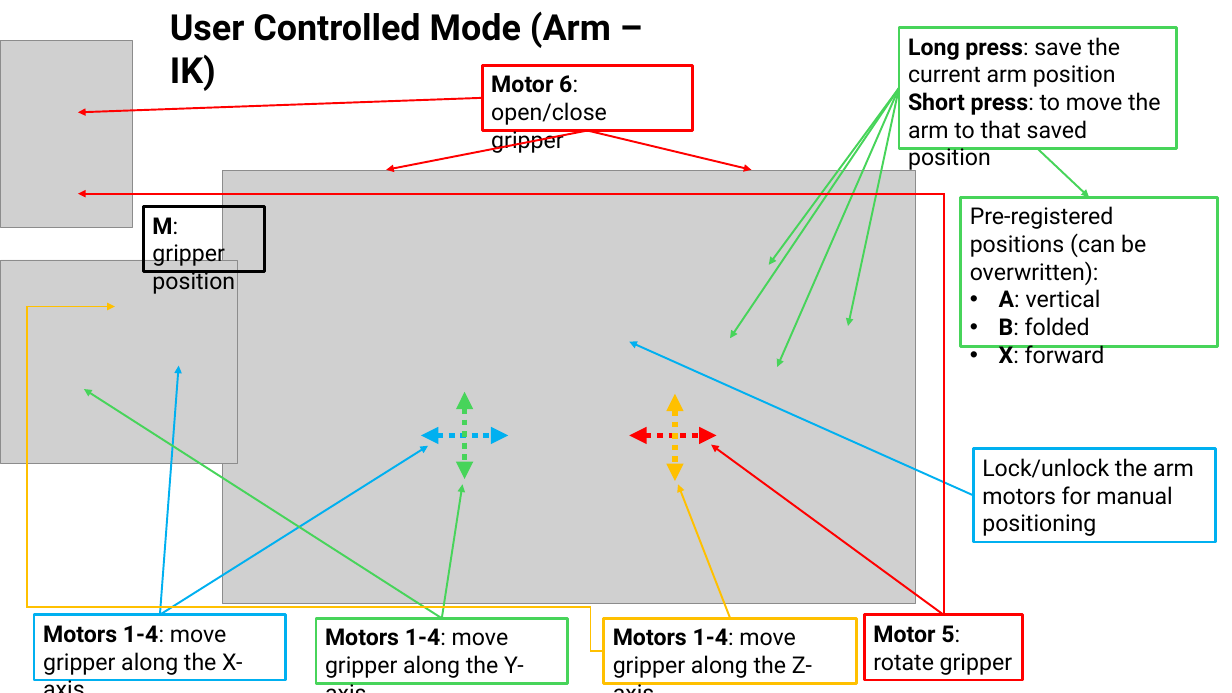
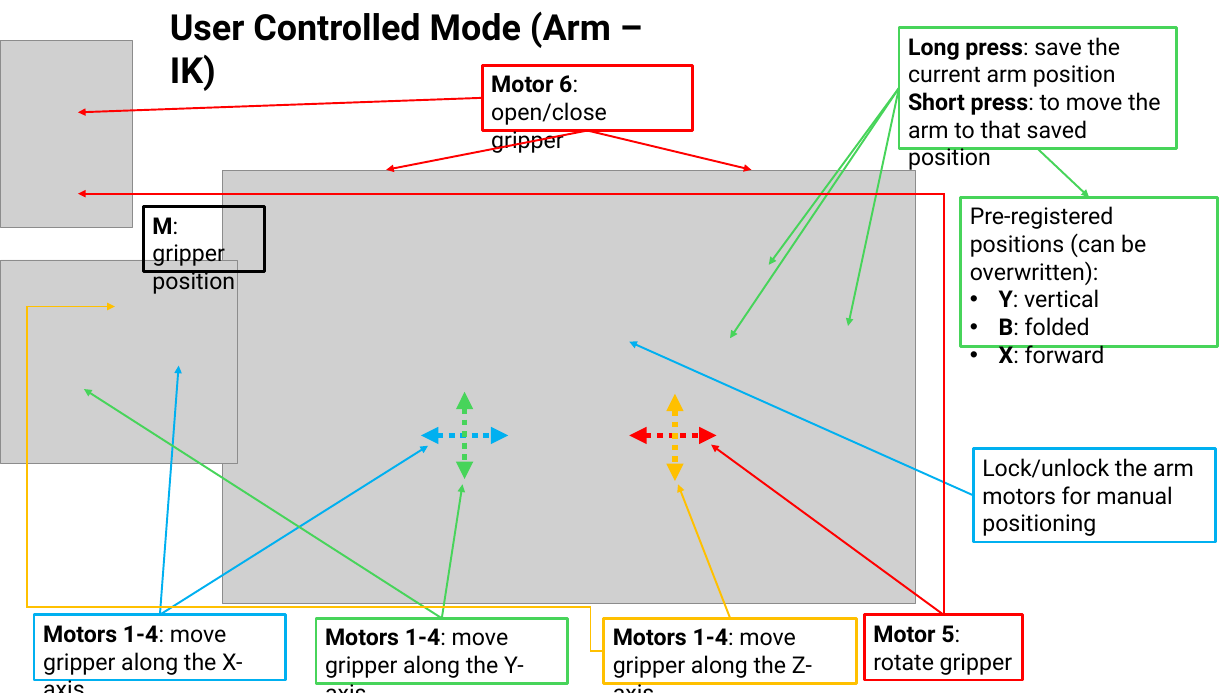
Before and after one commit to irotaicnoc/yahboom_rdk_x3_robot, a slide deck: slide 4 of sunriseRobot/app_SunriseRobot/info/ps2_controller_map_en.pptx. Drawn at 1232x693 pixels with LibreOffice and Linux fonts; fonts in the diff are those of the drawing; grey boxes stand for pictures. Boxes give left, top, right and bottom in pixels: in the first picture for what was removed or moved away, otherwise in the second. Text is boxed around its words. In the diff, an @@ line names an element or a change of style, - is before the commit and + after.

```diff
--- a/sunriseRobot/app_SunriseRobot/info/ps2_controller_map_en.pptx
+++ b/sunriseRobot/app_SunriseRobot/info/ps2_controller_map_en.pptx
@@ arrow removed from (899, 88) to (777, 367) @@
@@ text in rectangle at (x1=999, y1=289, x2=1099, y2=308): text changed @@
-• A: vertical
+• Y: vertical
```
Also in this commit, not shown: 1 other slide changed, 2 other files.
